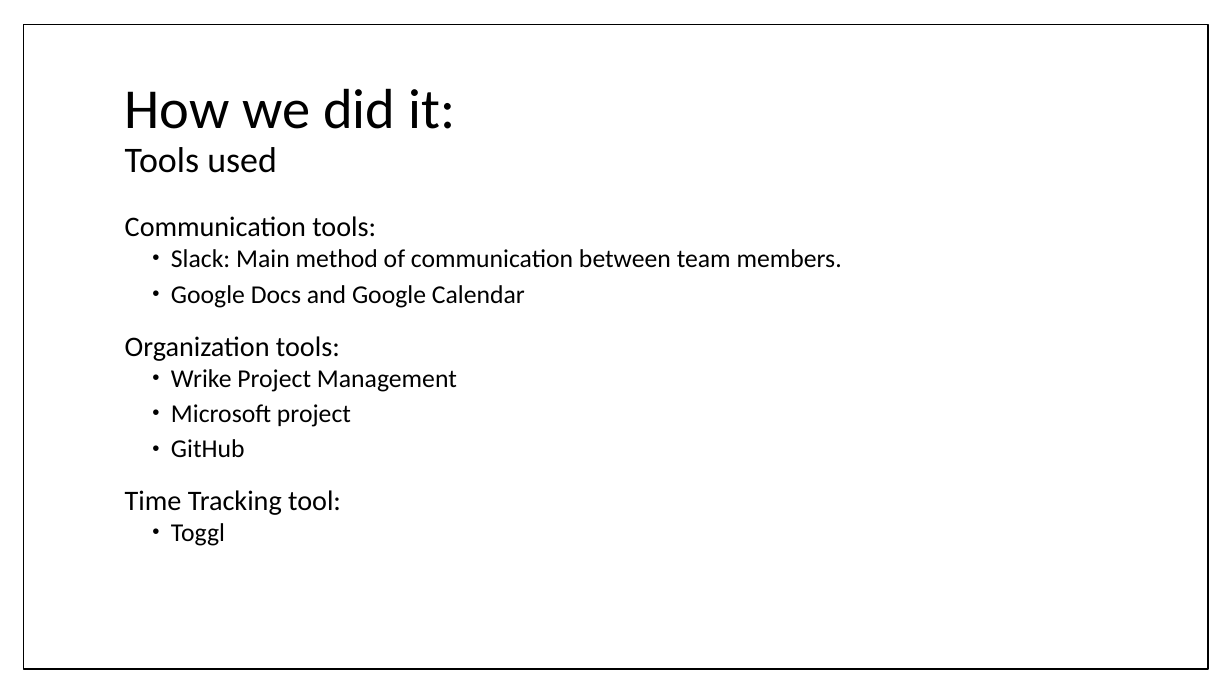
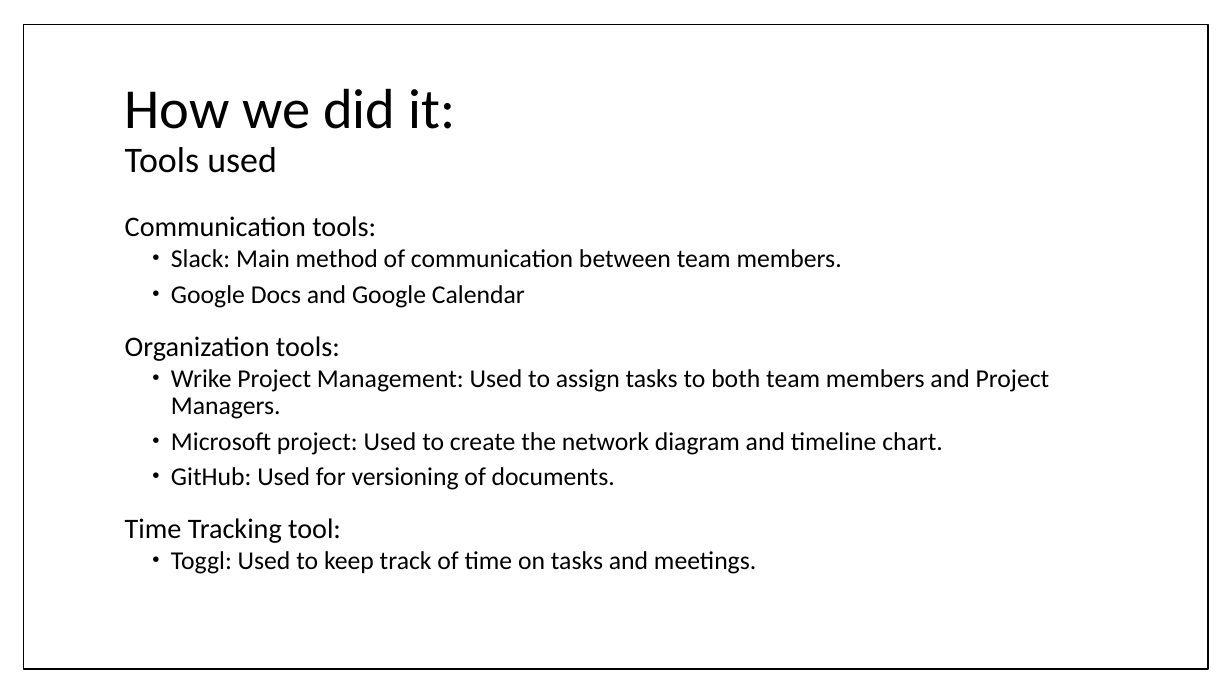
Before and after one commit to umdfeynman/umdfeynman, a slide deck: slide 6 of Work_In_Progress/CS/SPMP_Presentation.pptx. Drawn at 1232x693 pixels with LibreOffice and Linux fonts; fonts in the diff are those of the drawing. Boxes give left, top, right and bottom in pixels: in the first picture for what was removed or moved away, otherwise in the second. Text is boxed around its words. In the diff, an @@ line names an element or a change of style, - is before the commit and + after.

```diff
--- a/Work_In_Progress/CS/SPMP_Presentation.pptx
+++ b/Work_In_Progress/CS/SPMP_Presentation.pptx
@@ text at (171, 369, 1050, 490): text changed @@
-  • Wrike Project Management
-  • Microsoft project
-  • GitHub
+  • Wrike Project Management: Used to assign tasks to both team members and Project Managers.
+  • Microsoft project: Used to create the network diagram and timeline chart.
+  • GitHub: Used for versioning of documents.
@@ text at (171, 551, 756, 574): text changed @@
-  • Toggl
+  • Toggl: Used to keep track of time on tasks and meetings.
```
Also in this commit, not shown: 8 other slides changed, 4 slides added, 1 slide removed.
